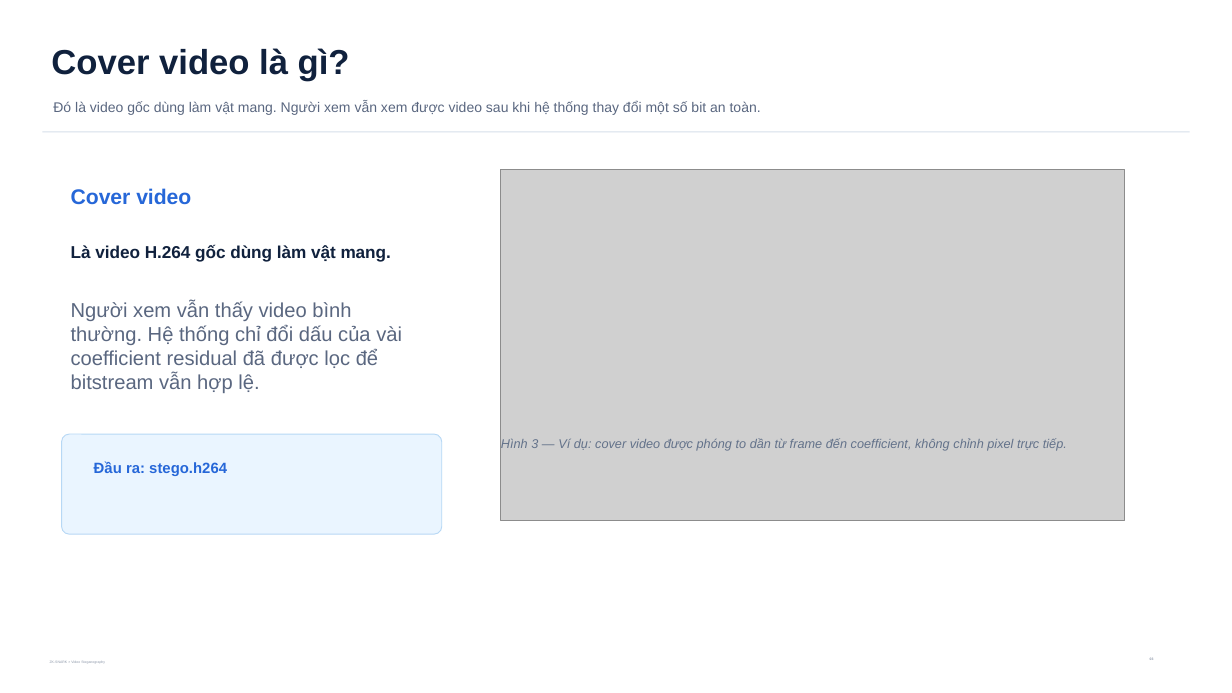
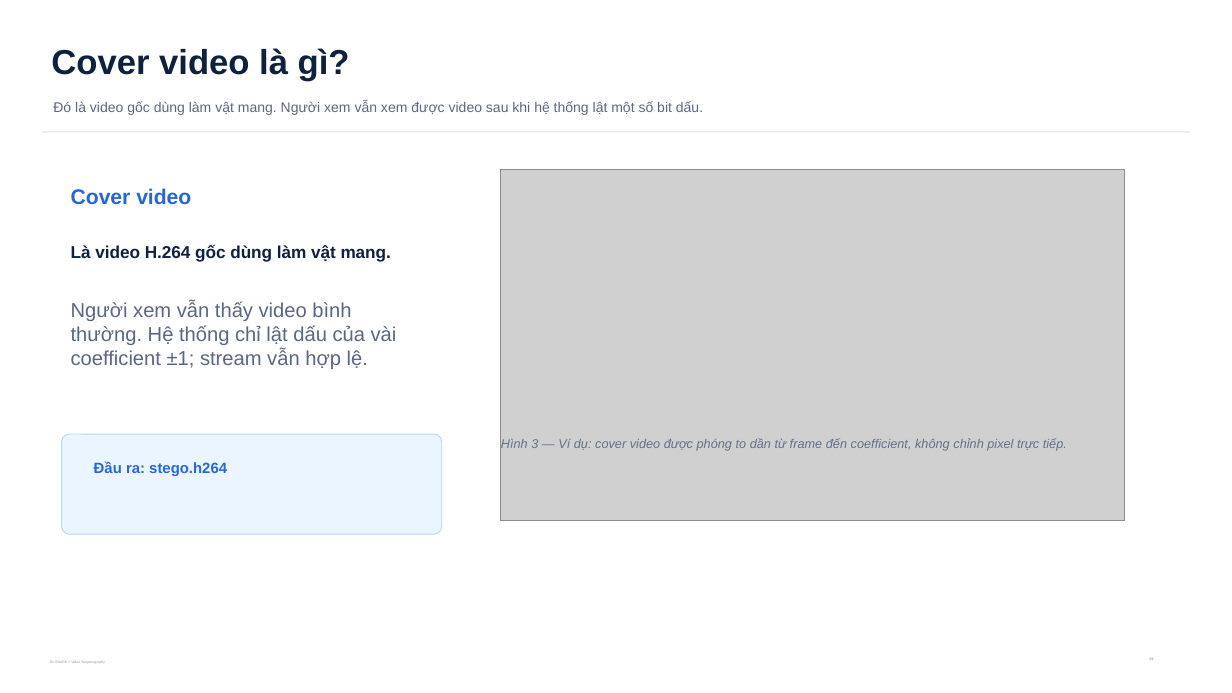
Before and after one commit to Saudadeeee/zk-snark-X-Steganography, a slide deck: slide 3 of VideoLevel/output/presentations/zkstego_computerphile_style_explainer_v24.pptx. Drawn at 1232x693 pixels with LibreOffice and Linux fonts; fonts in the diff are those of the drawing; grey boxes stand for pictures. Boxes give left, top, right and bottom in pixels: in the first picture for what was removed or moved away, otherwise in the second. Text is boxed around its words. In the diff, an @@ line names an element or a change of style, - is before the commit and + after.

```diff
--- a/VideoLevel/output/presentations/zkstego_computerphile_style_explainer_v24.pptx
+++ b/VideoLevel/output/presentations/zkstego_computerphile_style_explainer_v24.pptx
@@ text at <box>53,101,703,115</box>: text changed @@
-Đó là video gốc dùng làm vật mang. Người xem vẫn xem được video sau khi hệ thống thay đổi một số bit an toàn.
+Đó là video gốc dùng làm vật mang. Người xem vẫn xem được video sau khi hệ thống lật một số bit dấu.
@@ text at <box>71,301,397,369</box>: text changed @@
-Người xem vẫn thấy video bình thường. Hệ thống chỉ đổi dấu của vài coefficient residual đã được lọc để bitstream vẫn hợp lệ.
+Người xem vẫn thấy video bình thường. Hệ thống chỉ lật dấu của vài coefficient ±1; stream vẫn hợp lệ.
```
Also in this commit, not shown: 15 other slides changed, 1 slide added, 1 other file.
